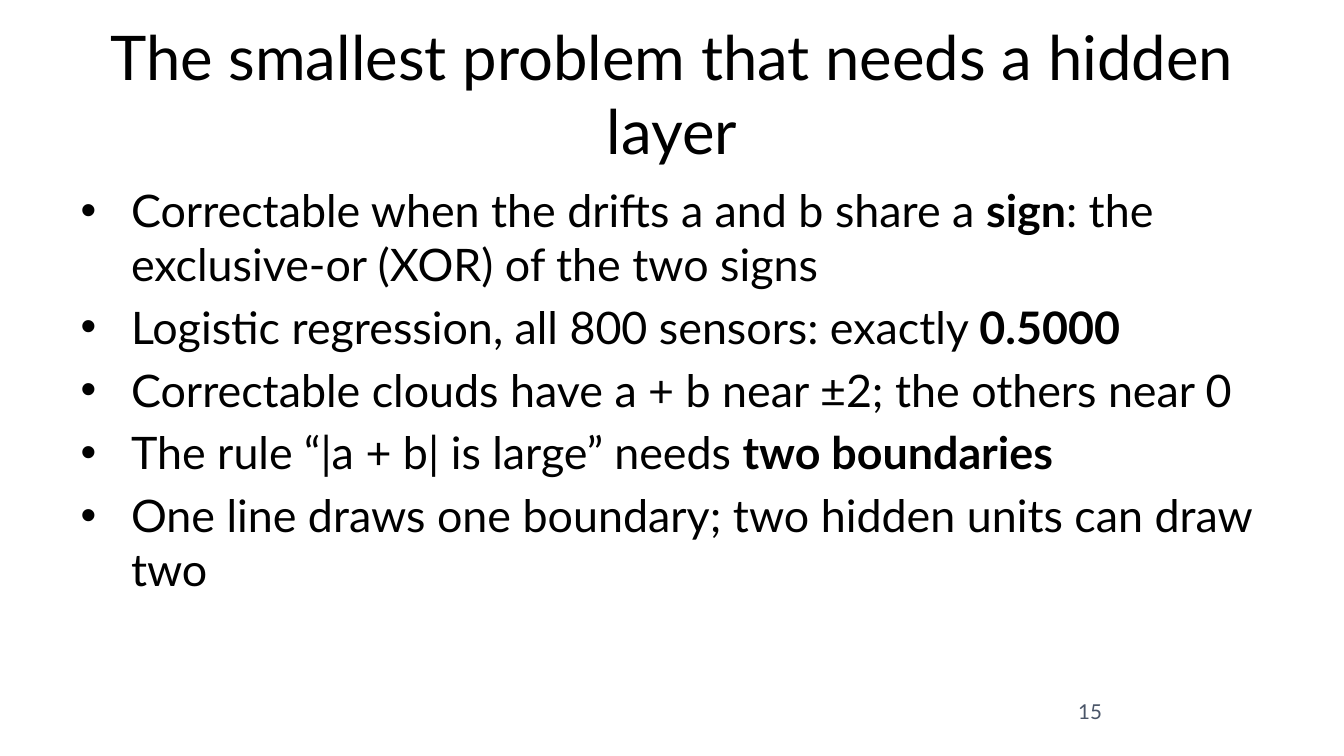
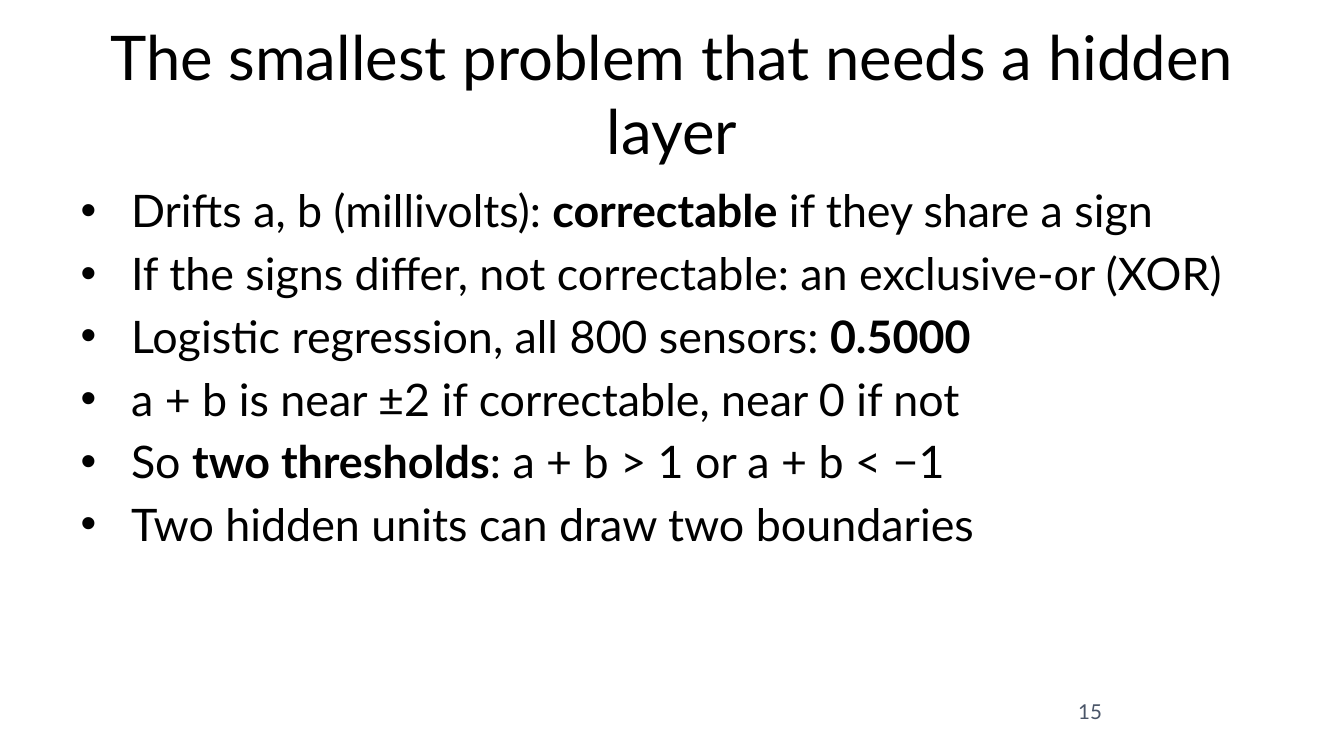
Before and after one commit to fabioantonini/technologies-for-artificial-intelligence, a slide deck: slide 15 of Lessons/09_neural_networks/Slides/neural_networks_slides.pptx. Drawn at 1344x756 pixels with LibreOffice and Linux fonts; fonts in the diff are those of the drawing; background and template pictures are left out. Boxes give left, top, right and bottom in pixels: in the first picture for what was removed or moved away, otherwise in the second. Text is boxed around its words. In the diff, an @@ line names an element or a change of style, - is before the commit and + after.

```diff
--- a/Lessons/09_neural_networks/Slides/neural_networks_slides.pptx
+++ b/Lessons/09_neural_networks/Slides/neural_networks_slides.pptx
@@ text at [131, 192, 1222, 542]: text changed @@
-• Correctable when the drifts a and b share a sign: the exclusive-or (XOR) of the two signs
-• Logistic regression, all 800 sensors: exactly 0.5000
-• Correctable clouds have a + b near ±2; the others near 0
-• The rule “|a + b| is large” needs two boundaries
-• One line draws one boundary; two hidden units can draw two
+• Drifts a, b (millivolts): correctable if they share a sign
+• If the signs differ, not correctable: an exclusive-or (XOR)
+• Logistic regression, all 800 sensors: 0.5000
+• a + b is near ±2 if correctable, near 0 if not
+• So two thresholds: a + b > 1 or a + b < −1
+• Two hidden units can draw two boundaries
```
Also in this commit, not shown: 31 other slides changed, 1 slide added, 1 slide removed, 18 other files.
